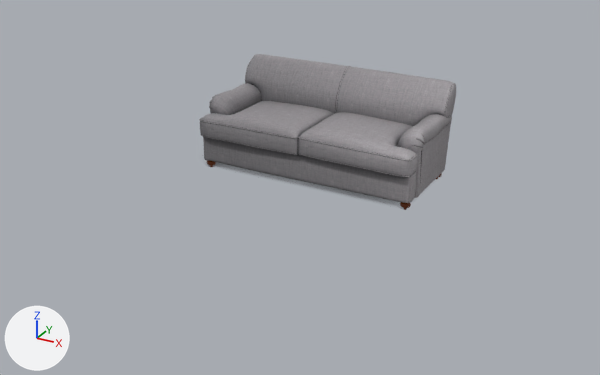
A saved change to the glTF model public/models/items/sofa.glb.
Rendered twice from a camera (50 mm lens) standing at (291.0, -571.0, 266.0) and looking at (-8.0, -27.0, -6.0). Every picture has the same lights, and +X, +Y and +Z are marked at lower left. Where no turn or scale is listed for an object, it has been applied to the vertices.

The older version as bpy lines, for what is in view:
```python
ob_orson_3_seater_sofa_bed_fabric_0 = bpy.data.objects.new('Orson_3_Seater_Sofa_Bed_FABRIC_0', me_orson_3_seater_sofa_bed_fabric_0)
ob_orson_3_seater_sofa_bed_fabric_0.location = (-13.9, 2.1, 29.9)
ob_plane001_floor_0 = bpy.data.objects.new('Plane001_FLOOR_0', me_plane001_floor_0)
ob_plane001_floor_0.location = (0.0, 0.0, 0.0)
```
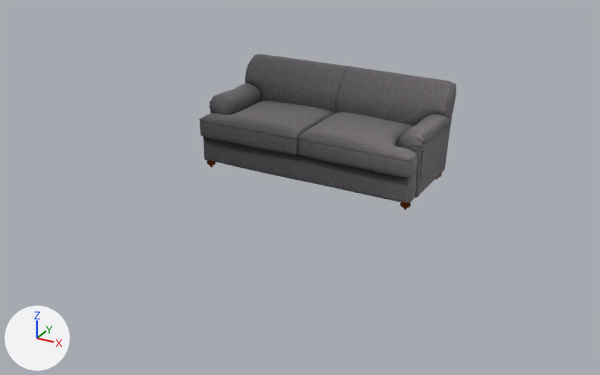
Pixel boxes (x1, y1, x2, y2) of what changed, in the pictures (600 x 375 px):
'Orson_3_Seater_Sofa_Bed_FABRIC_0', surface changed: (199, 54, 456, 203) in both
'Plane001_FLOOR_0', deleted: before (208, 162, 399, 203)

Edits to the bpy script that builds the scene:
```text
Change mat_fabric:
    remove n3 = _N.new('ShaderNodeMath'); n3.name = 'Math'
    remove n3.operation = 'MULTIPLY'
    remove n3.inputs[1].default_value = 0.0  # 'Value'
    where n0 = _N.new('ShaderNodeBsdfPrincipled'); n0.name = 'Principled BSDF'
    where n4 = _N.new('ShaderNodeSeparateColor'); n4.name = 'Separate Color'
    remove _L.new(n3.outputs[0], n0.inputs[1])  # 'Value' to 'Metallic'
    remove _L.new(n4.outputs[2], n3.inputs[0])  # 'Blue' to 'Value'
    add _L.new(n4.outputs[2], n0.inputs[1])  # 'Blue' to 'Metallic'
Remove ob_plane001_floor_0:
    ob_plane001_floor_0 = bpy.data.objects.new('Plane001_FLOOR_0', me_plane001_floor_0)
    ob_plane001_floor_0.location = (0.0, 0.0, 0.0)
```
